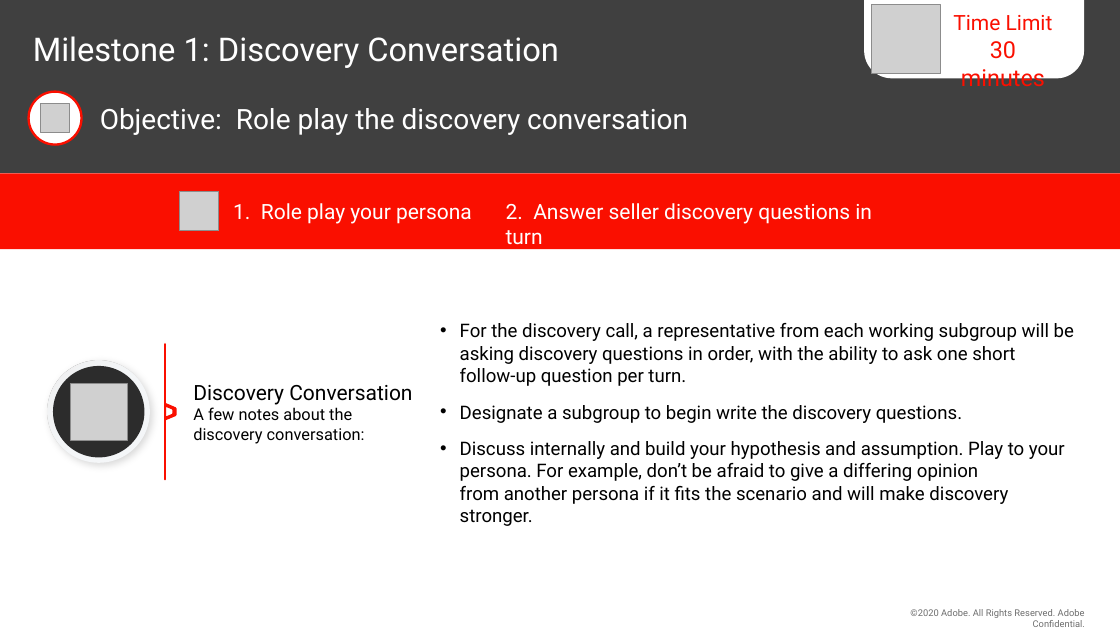
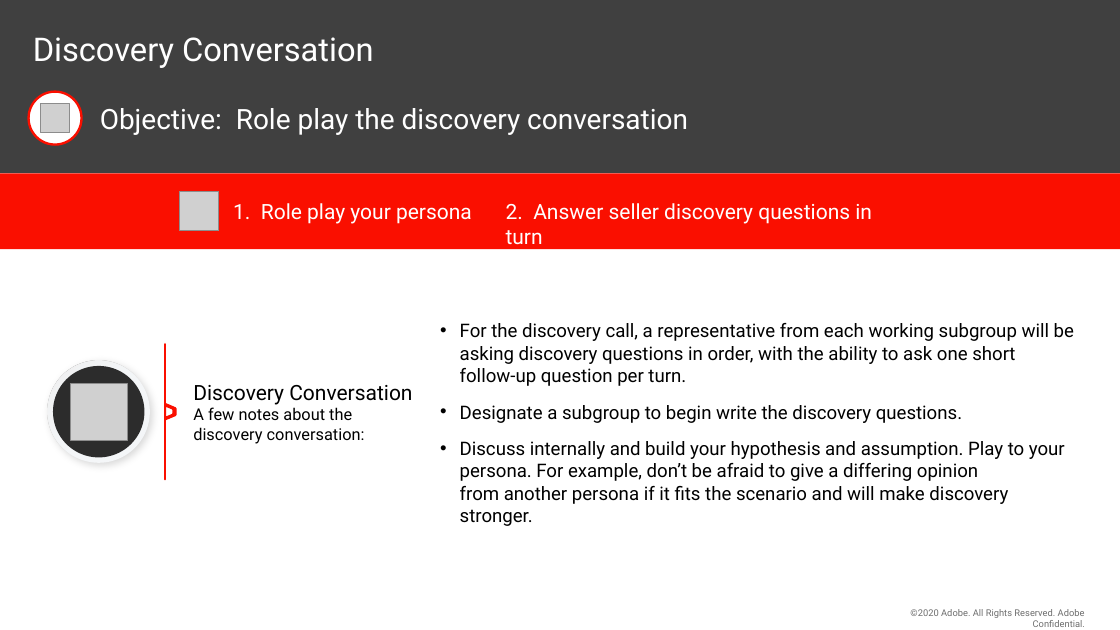
Before and after one commit to adobeemeapartners/pwc-ts-workshop, a slide deck: slide 3 of presentation-template.pptx. Drawn at 1120x630 pixels with LibreOffice and Linux fonts; fonts in the diff are those of the drawing; grey boxes stand for pictures; background and template pictures are left out. Boxes give left, top, right and bottom in pixels: in the first picture for what was removed or moved away, otherwise in the second. Text is boxed around its words. In the diff, an @@ line names an element or a change of style, - is before the commit and + after.

```diff
--- a/presentation-template.pptx
+++ b/presentation-template.pptx
@@ round same rect removed at <box>865,0,1085,78</box> @@
@@ picture removed at <box>872,5,941,74</box> @@
@@ text removed at <box>953,15,1053,92</box> @@
-Time Limit
-30 minutes
@@ title at <box>33,37,374,68</box>: text changed @@
-Milestone 1: Discovery Conversation
+Discovery Conversation
```
Also in this commit, not shown: 3 other slides changed, 1 slide added, 1 slide removed.
